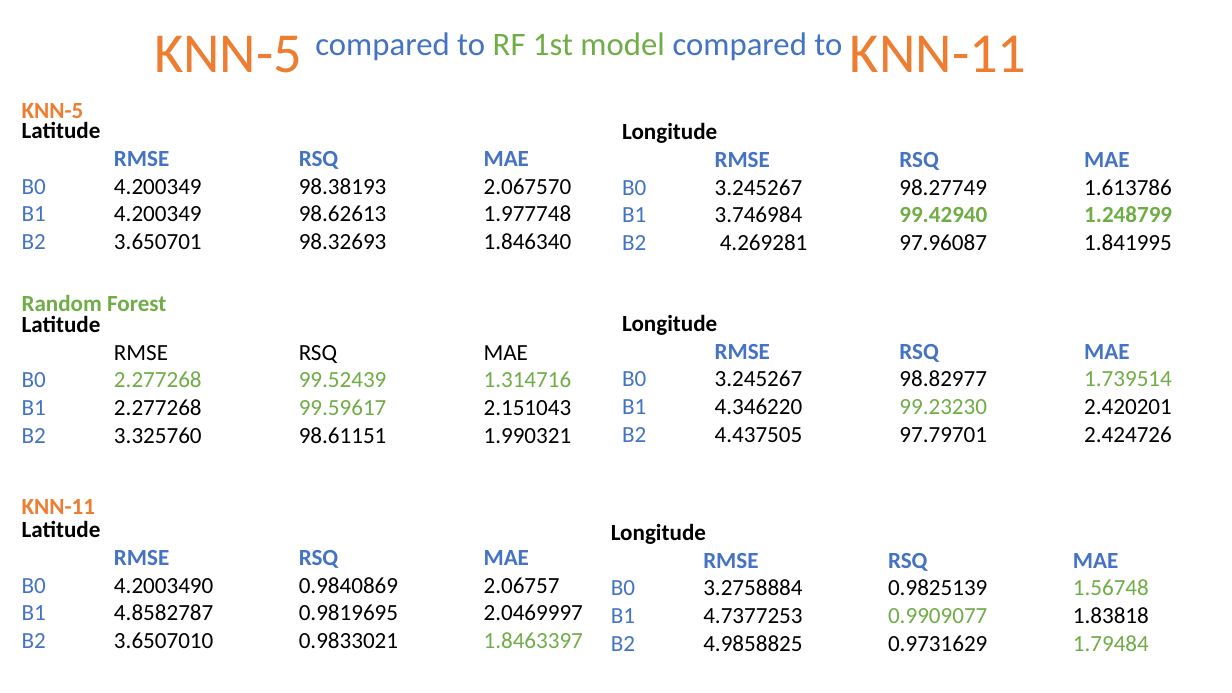
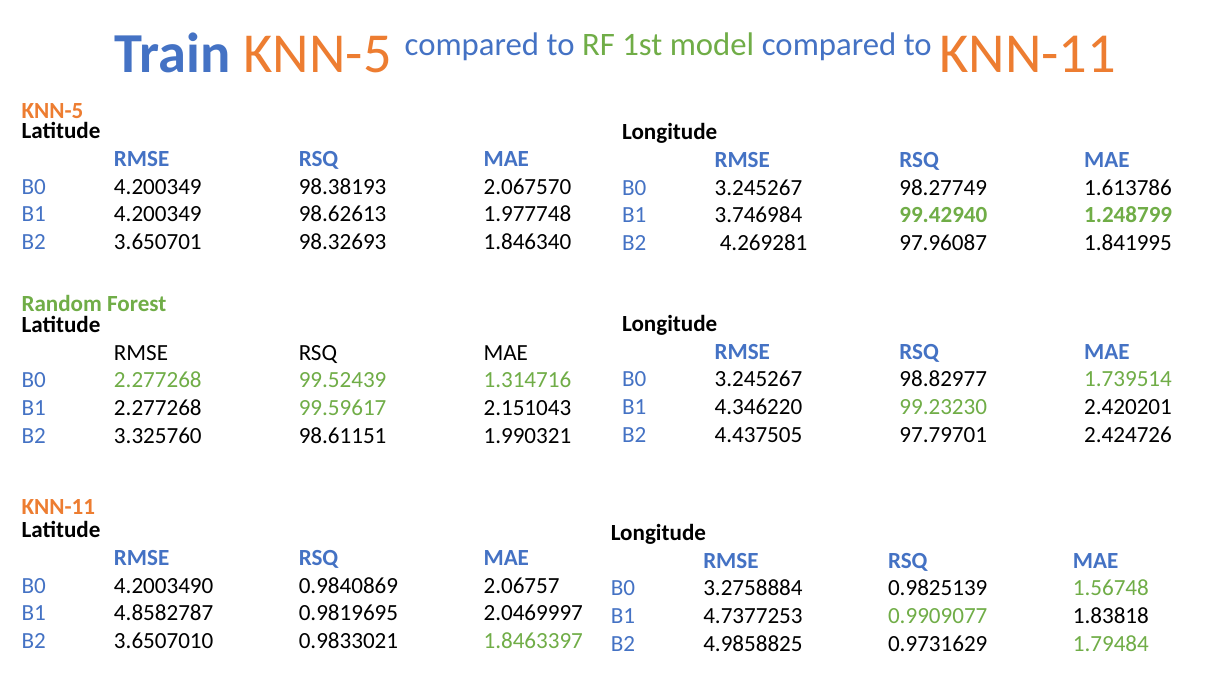
Before and after one commit to NatasjaFortuin/Wifi-locationing, a slide deck: slide 44 of Data etc/Pres Wifi.pptx (slide 52 before the commit). Drawn at 1232x693 pixels with LibreOffice and Linux fonts; fonts in the diff are those of the drawing. Boxes give left, top, right and bottom in pixels: in the first picture for what was removed or moved away, otherwise in the second. Text is boxed around its words. In the diff, an @@ line names an element or a change of style, - is before the commit and + after.

```diff
--- a/Data etc/Pres Wifi.pptx
+++ b/Data etc/Pres Wifi.pptx
@@ title at <box>115,32,1116,73</box>: text changed @@
-KNN-5 compared to RF 1st model compared to KNN-11
+Train KNN-5 compared to RF 1st model compared to KNN-11
```
Also in this commit, not shown: 14 other slides changed, 3 slides added, 3 slides removed, 16 other files.
